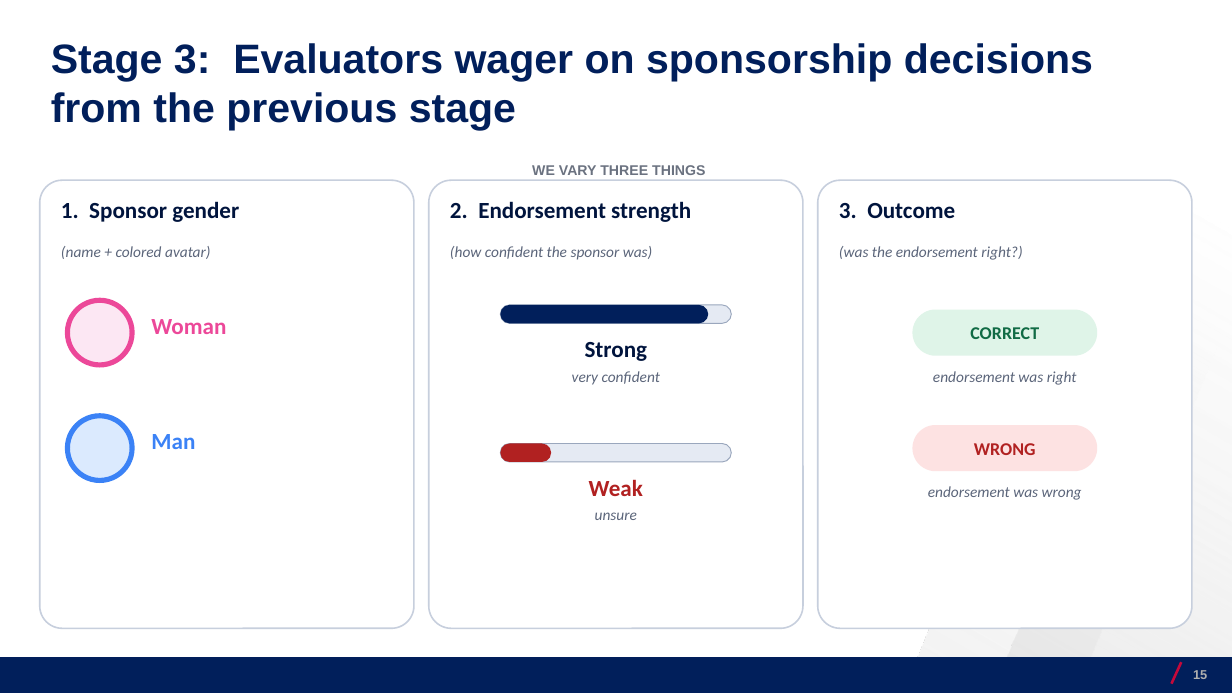
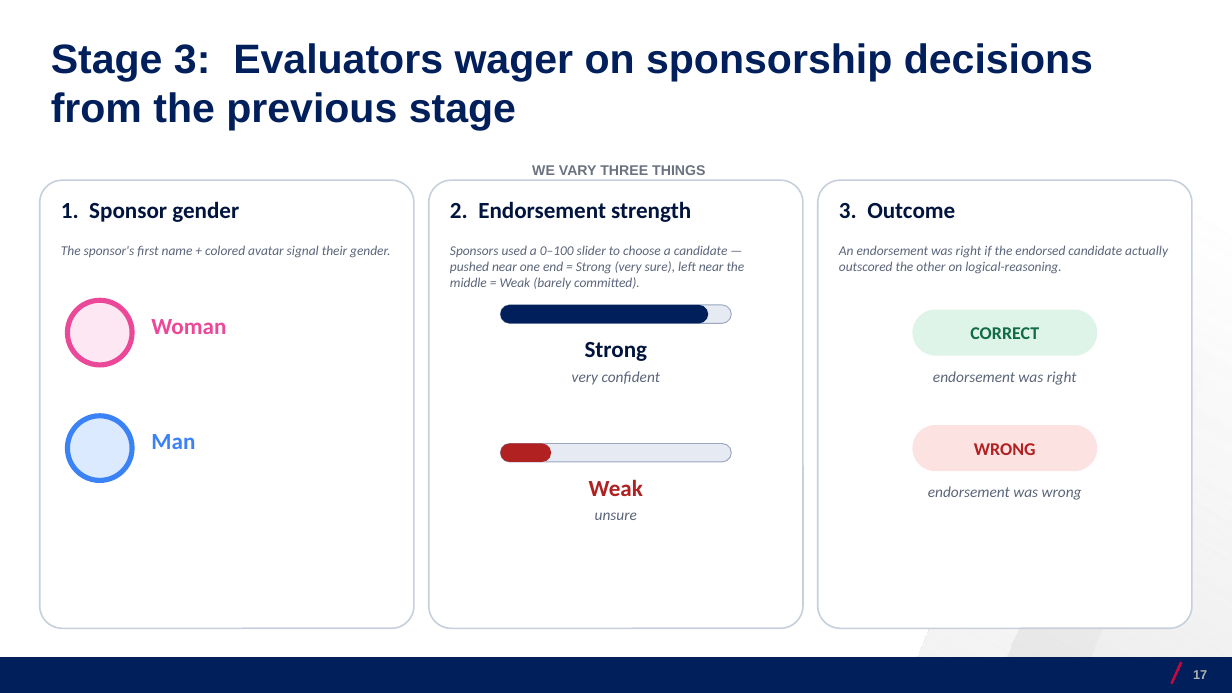
Before and after one commit to josecerv/sponsorship-network, a slide deck: slide 17 of docs/UChicago-0410.pptx (slide 15 before the commit). Drawn at 1232x693 pixels with LibreOffice and Linux fonts; fonts in the diff are those of the drawing; background and template pictures are left out. Boxes give left, top, right and bottom in pixels: in the first picture for what was removed or moved away, otherwise in the second. Text is boxed around its words. In the diff, an @@ line names an element or a change of style, - is before the commit and + after.

```diff
--- a/docs/UChicago-0410.pptx
+++ b/docs/UChicago-0410.pptx
@@ text at (61, 245, 390, 258): text changed; size 12 to 10.5 pt @@
-(name + colored avatar)
+The sponsor's first name + colored avatar signal their gender.
@@ text at (450, 245, 745, 289): text changed; size 12 to 10.5 pt @@
-(how confident the sponsor was)
+Sponsors used a 0–100 slider to choose a candidate — pushed near one end = Strong (very sure), left near the middle = Weak (barely committed).
@@ text at (839, 245, 1168, 274): text changed; size 12 to 10.5 pt @@
-(was the endorsement right?)
+An endorsement was right if the endorsed candidate actually outscored the other on logical-reasoning.
@@ page number at (1193, 670, 1207, 679): text changed @@
-15
+17
```
Also in this commit, not shown: 5 other slides changed, 2 slides added, 4 other files.
